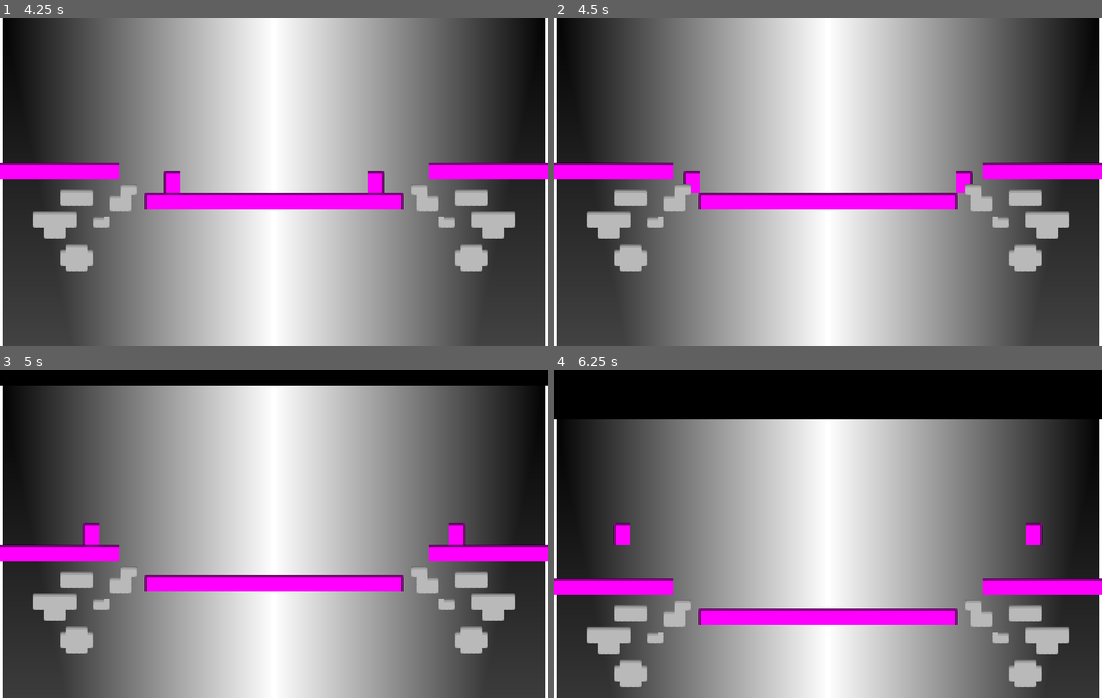
Above: before the commit, frames 1-4 (two rows, left to right).
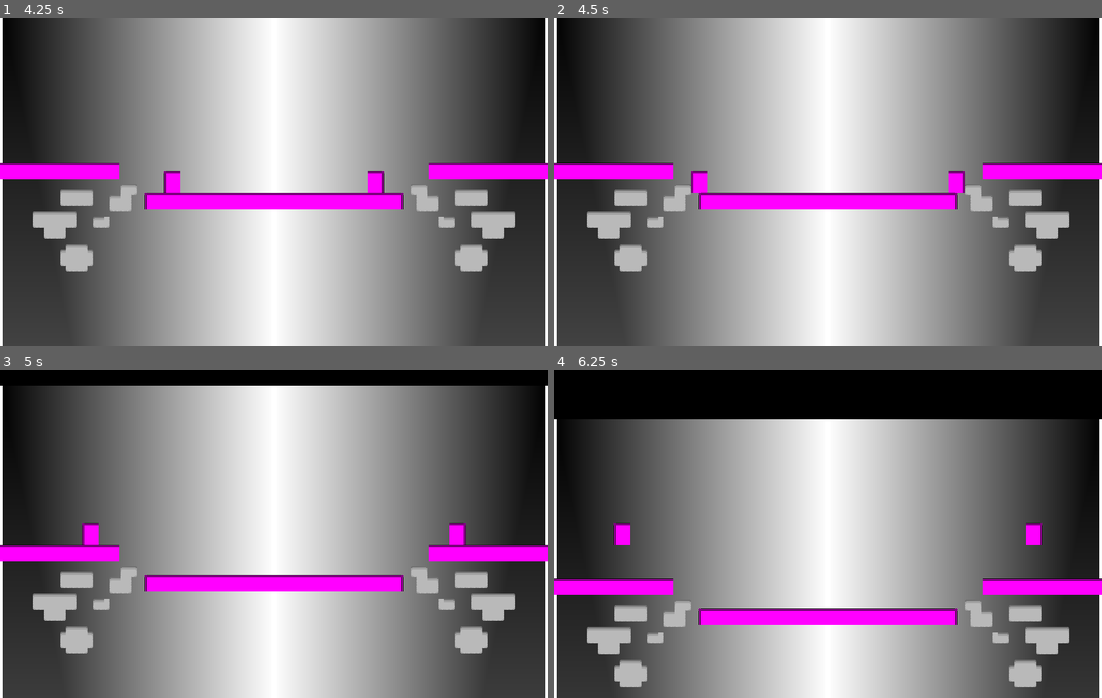
Above: after the commit, the same moments.

Repository: dotevie/SplittingImage
Game: Godot game, scene res://test_tiles.tscn
The game is run twice, just before and just after one commit, with the same random seed, the same clock (stepped at 60 frames per second) and the same inputs.
Inputs:
- Up to frame 1 (4.25 s): hold Right (move_right) 0.53-1.28 s; tap Up (jump) at 0.77, 1.52, 3.02, 3.77 s; hold Left (move_left) 1.28-2.03 s; hold Right (move_right) 2.03-3.53 s; hold Left (move_left) from 3.53 s (still down)
- Up to frame 2 (4.5 s): keep holding Left (move_left)
- Up to frame 3 (5 s): keep holding Left (move_left); tap Up (jump) at 4.52 s
- Up to frame 4 (6.25 s): release Left (move_left) at 5.78 s; hold Right (move_right) from 5.78 s (still down); tap Up (jump) at 6.02 s

Frame 1 is identical in both runs. In frame 2, 0.3% of the frame differs, in the area x 23-77%, y 46-54%; in frame 3, less than 0.1%; in frame 4, 0.4%, in the area x 0-100%, y 63-74%.

Commit message:
Tile collision enabled!

Diff:
--- a/scenes/tile_test.tscn
+++ b/scenes/tile_test.tscn
@@ -63,28 +63,33 @@
 0:0/0 = 0
 0:0/0/terrain_set = 0
 0:0/0/terrain = 0
+0:0/0/physics_layer_0/polygon_0/points = PackedVector2Array(-4, -4, 4, -4, 4, 4, -4, 4)
 0:0/0/terrains_peering_bit/right_side = 0
 0:0/0/terrains_peering_bit/bottom_side = 0
 1:0/0 = 0
 1:0/0/terrain_set = 0
 1:0/0/terrain = 0
+1:0/0/physics_layer_0/polygon_0/points = PackedVector2Array(-4, -4, 4, -4, 4, 4, -4, 4)
 1:0/0/terrains_peering_bit/right_side = 0
 1:0/0/terrains_peering_bit/bottom_side = 0
 1:0/0/terrains_peering_bit/left_side = 0
 2:0/0 = 0
 2:0/0/terrain_set = 0
 2:0/0/terrain = 0
+2:0/0/physics_layer_0/polygon_0/points = PackedVector2Array(-4, -4, 4, -4, 4, 4, -4, 4)
 2:0/0/terrains_peering_bit/bottom_side = 0
 2:0/0/terrains_peering_bit/left_side = 0
 0:1/0 = 0
 0:1/0/terrain_set = 0
 0:1/0/terrain = 0
+0:1/0/physics_layer_0/polygon_0/points = PackedVector2Array(-4, -4, 4, -4, 4, 4, -4, 4)
 0:1/0/terrains_peering_bit/right_side = 0
 0:1/0/terrains_peering_bit/bottom_side = 0
 0:1/0/terrains_peering_bit/top_side = 0
 1:1/0 = 0
 1:1/0/terrain_set = 0
 1:1/0/terrain = 0
+1:1/0/physics_layer_0/polygon_0/points = PackedVector2Array(-4, -4, 4, -4, 4, 4, -4, 4)
 1:1/0/terrains_peering_bit/right_side = 0
 1:1/0/terrains_peering_bit/bottom_side = 0
 1:1/0/terrains_peering_bit/left_side = 0
@@ -92,28 +97,33 @@
 2:1/0 = 0
 2:1/0/terrain_set = 0
 2:1/0/terrain = 0
+2:1/0/physics_layer_0/polygon_0/points = PackedVector2Array(-4, -4, 4, -4, 4, 4, -4, 4)
 2:1/0/terrains_peering_bit/bottom_side = 0
 2:1/0/terrains_peering_bit/left_side = 0
 2:1/0/terrains_peering_bit/top_side = 0
 0:2/0 = 0
 0:2/0/terrain_set = 0
 0:2/0/terrain = 0
+0:2/0/physics_layer_0/polygon_0/points = PackedVector2Array(-4, -4, 4, -4, 4, 4, -4, 4)
 0:2/0/terrains_peering_bit/right_side = 0
 0:2/0/terrains_peering_bit/top_side = 0
 1:2/0 = 0
 1:2/0/terrain_set = 0
 1:2/0/terrain = 0
+1:2/0/physics_layer_0/polygon_0/points = PackedVector2Array(-4, -4, 4, -4, 4, 4, -4, 4)
 1:2/0/terrains_peering_bit/right_side = 0
 1:2/0/terrains_peering_bit/left_side = 0
 1:2/0/terrains_peering_bit/top_side = 0
 2:2/0 = 0
 2:2/0/terrain_set = 0
 2:2/0/terrain = 0
+2:2/0/physics_layer_0/polygon_0/points = PackedVector2Array(-4, -4, 4, -4, 4, 4, -4, 4)
 2:2/0/terrains_peering_bit/left_side = 0
 2:2/0/terrains_peering_bit/top_side = 0
 
 [sub_resource type="TileSet" id="TileSet_yvmk3"]
 tile_size = Vector2i(8, 8)
+physics_layer_0/collision_layer = 1
 terrain_set_0/mode = 2
 terrain_set_0/terrain_0/name = "Basic"
 terrain_set_0/terrain_0/color = Color(0.5, 0.34375, 0.25, 1)
--- a/scripts/player.gd
+++ b/scripts/player.gd
@@ -34,7 +34,7 @@
 
 	# Find the floor (a contact with upwards facing collision normal).
 	var found_floor := false
-	var floor_index := -1
+	# var floor_index := -1
 
 	# check for grounded
 	for contact_index in state.get_contact_count():
@@ -42,7 +42,7 @@
 
 		if collision_normal.dot(Vector2(0, -1)) > 0.6:
 			found_floor = true
-			floor_index = contact_index
+			# floor_index = contact_index
 	# print(state.get_contact_count())
 
 	if found_floor:
